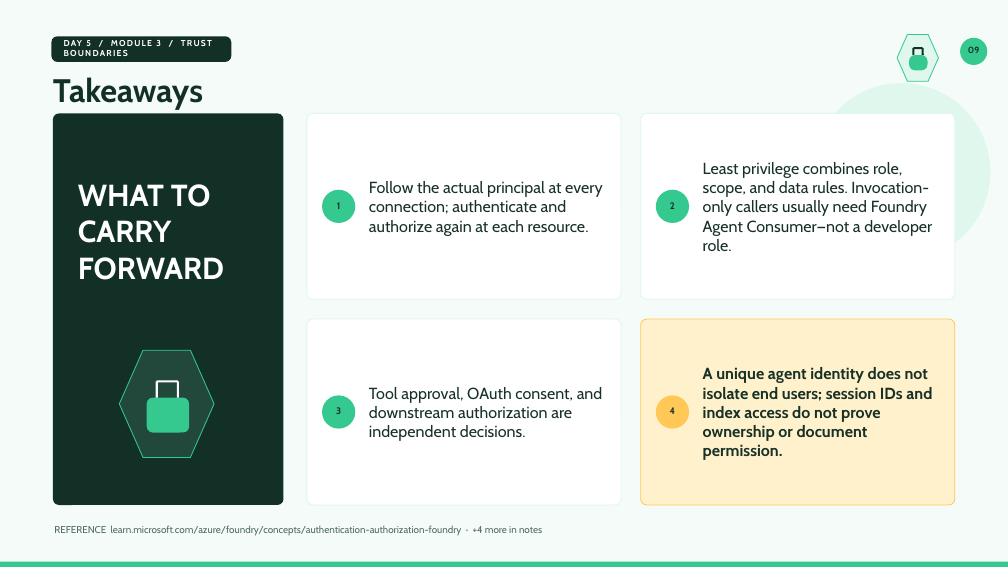
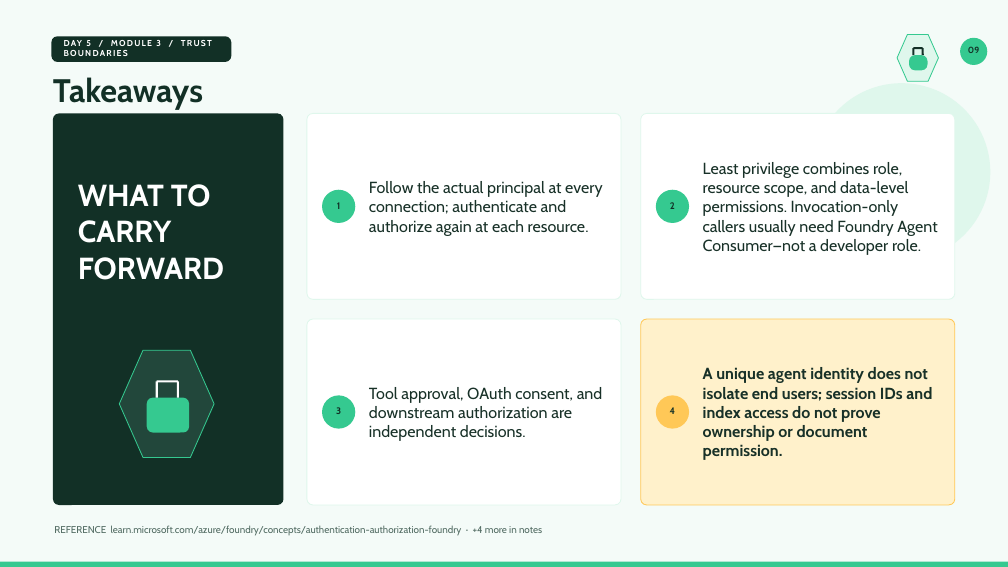
Before and after one commit to JimPiquant/Building-AI-Apps-and-Agents, a slide deck: slide 9 of decks/day5/module-3-identity-security.pptx. Drawn at 1008x567 pixels with LibreOffice and Linux fonts; fonts in the diff are those of the drawing. Boxes give left, top, right and bottom in pixels: in the first picture for what was removed or moved away, otherwise in the second. Text is boxed around its words. In the diff, an @@ line names an element or a change of style, - is before the commit and + after.

```diff
--- a/decks/day5/module-3-identity-security.pptx
+++ b/decks/day5/module-3-identity-security.pptx
@@ text at bbox=[703, 162, 937, 255]: text changed @@
-Least privilege combines role, scope, and data rules. Invocation-only callers usually need Foundry Agent Consumer—not a developer role.
+Least privilege combines role, resource scope, and data-level permissions. Invocation-only callers usually need Foundry Agent Consumer—not a developer role.
```
Also in this commit, not shown: 2 other slides changed, 1 other file.
